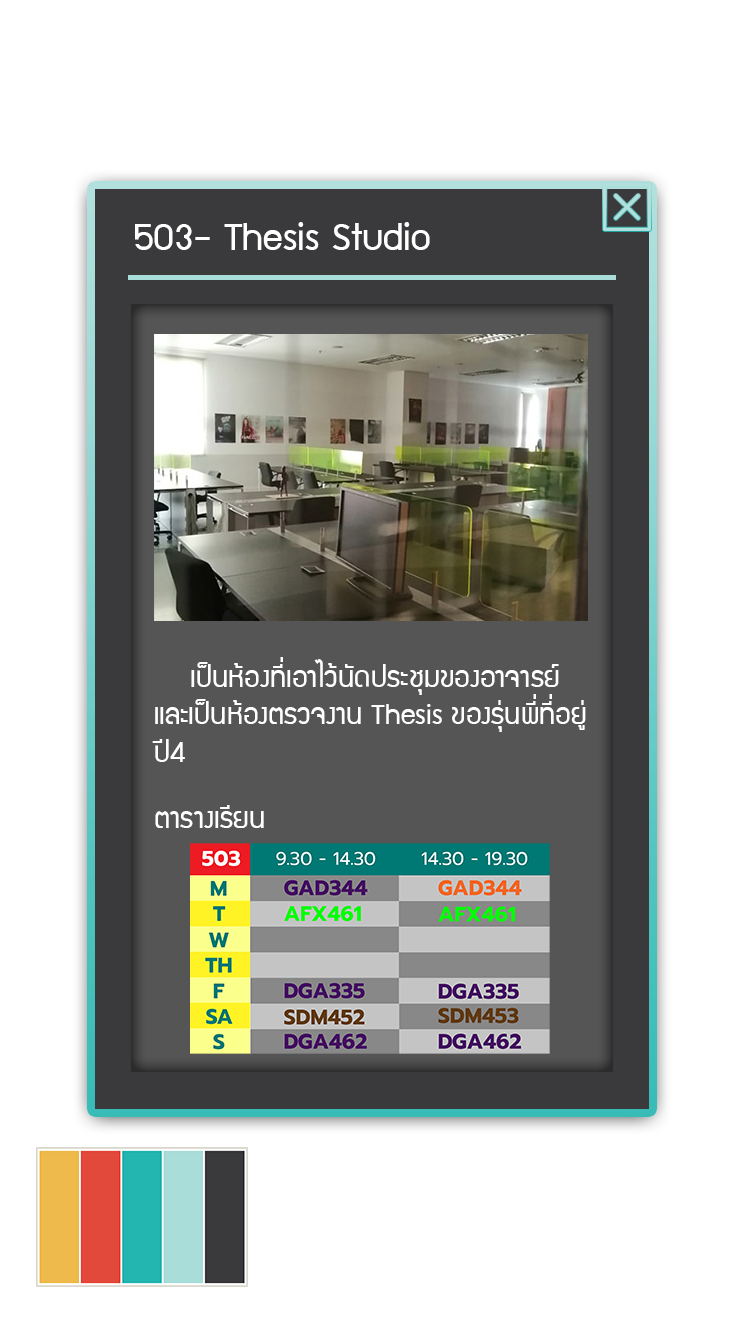
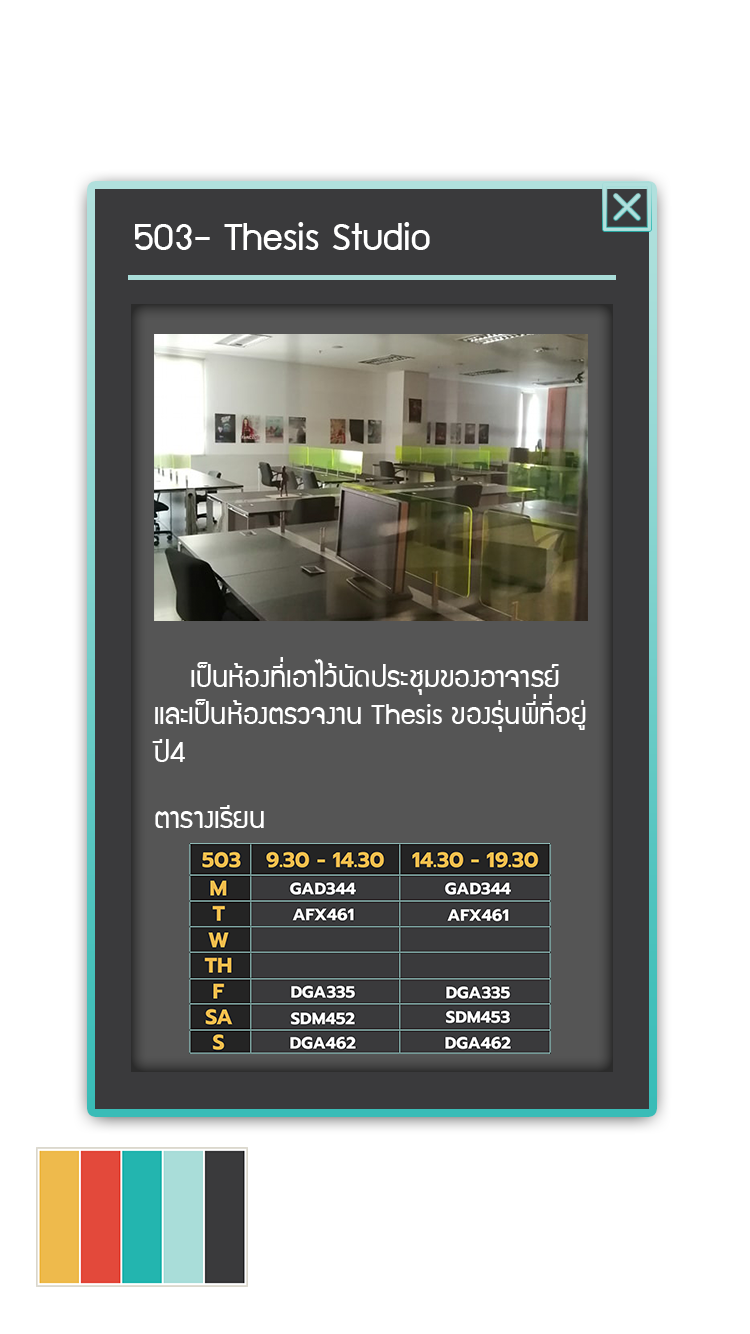
Revision of a layered 750x1334 image; what changed, layer by layer:
added group "Table_503 Frame" with 1 layers above "Rectangle 3" over [left=189, top=843, right=551, bottom=1054]
moved "Table_503" into group "Table_503 Frame", painted on it over [left=189, top=843, right=551, bottom=1054]
